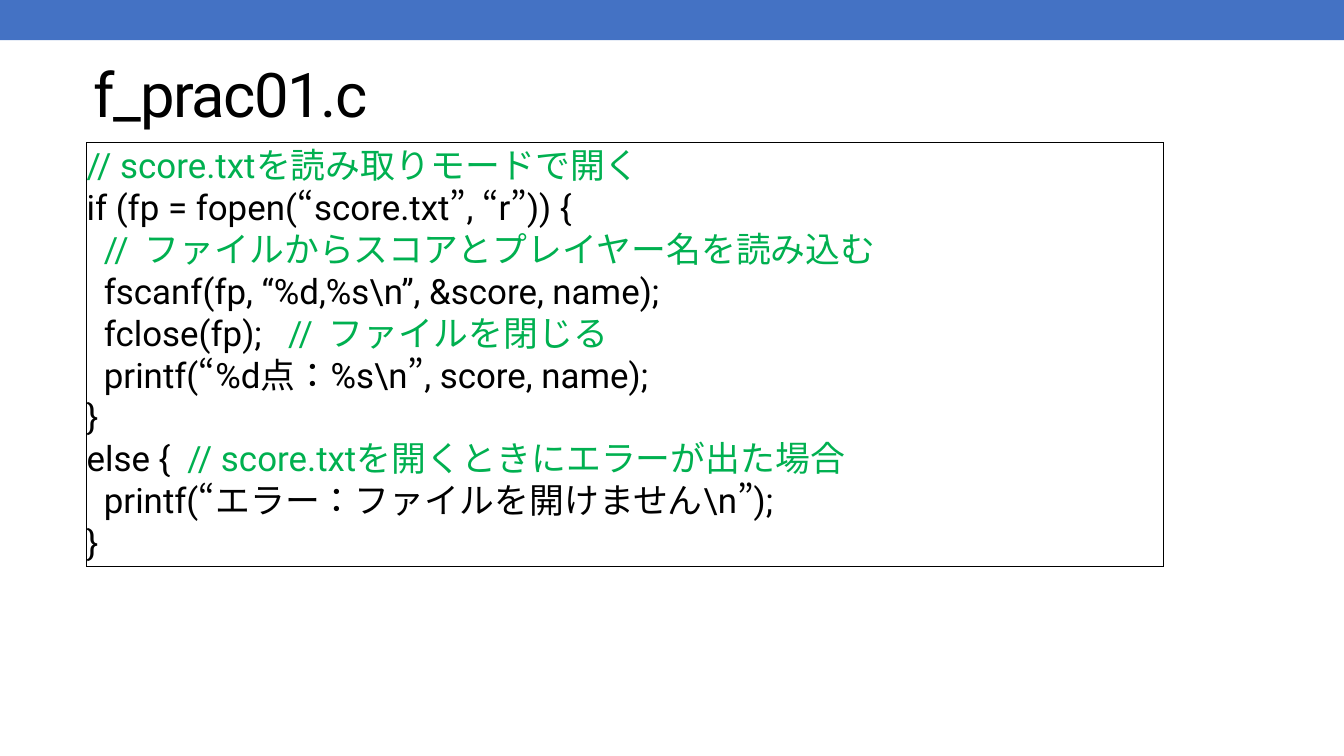
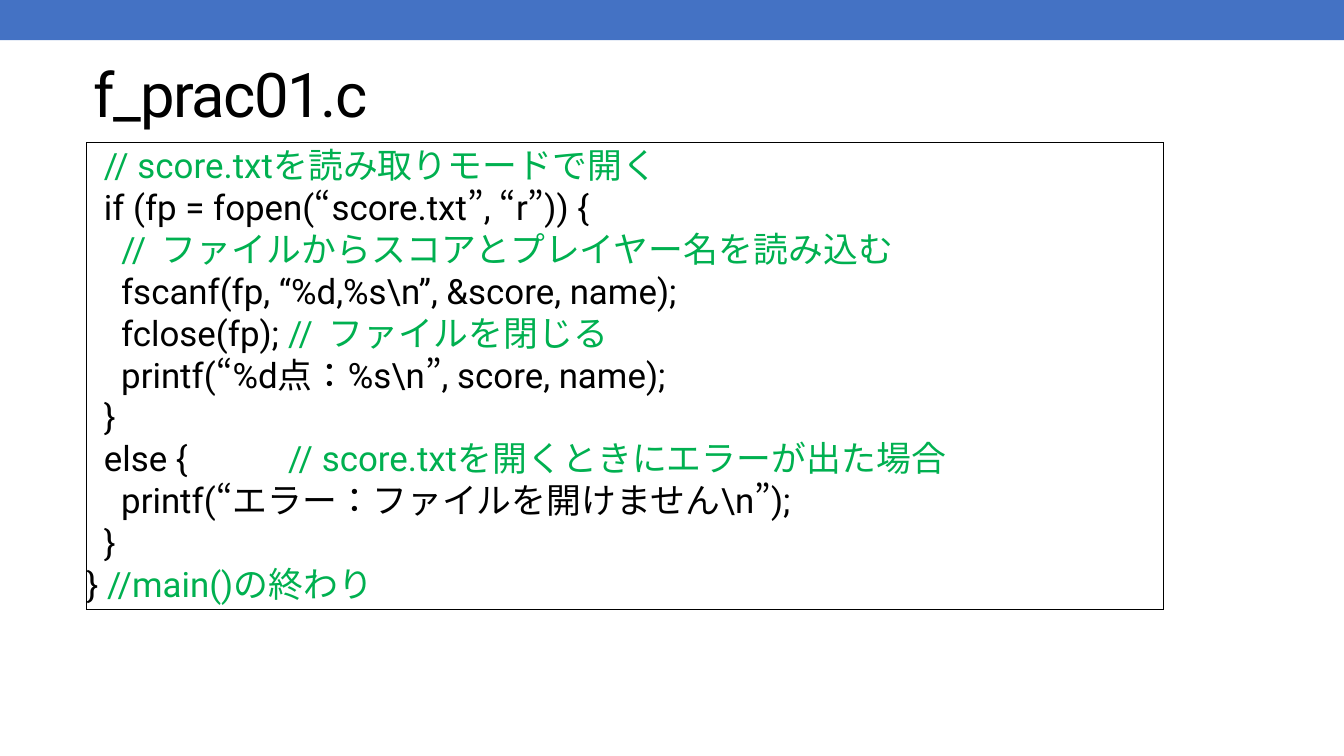
Before and after one commit to kic-murata/cpp2025, a slide deck: slide 9 of 授業資料/演習問題：ファイル処理.pptx. Drawn at 1344x756 pixels with LibreOffice and Linux fonts; fonts in the diff are those of the drawing. Boxes give left, top, right and bottom in pixels: in the first picture for what was removed or moved away, otherwise in the second. Text is boxed around its words. In the diff, an @@ line names an element or a change of style, - is before the commit and + after.

```diff
--- a/授業資料/演習問題：ファイル処理.pptx
+++ b/授業資料/演習問題：ファイル処理.pptx
@@ rectangle "// score.txtを読み取りモードで開く": place and size @@
-rectangle "// score.txtを読み取りモードで開く" at [87, 142, 1164, 567]
+rectangle "// score.txtを読み取りモードで開く" at [87, 142, 1164, 609]
@@ text in rectangle at [107, 567, 373, 605]: text changed; text colour #000000 to #00B050 @@
-}
+}
+} //main()の終わり
```
Also in this commit, not shown: 3 other slides changed, 3 other files.
